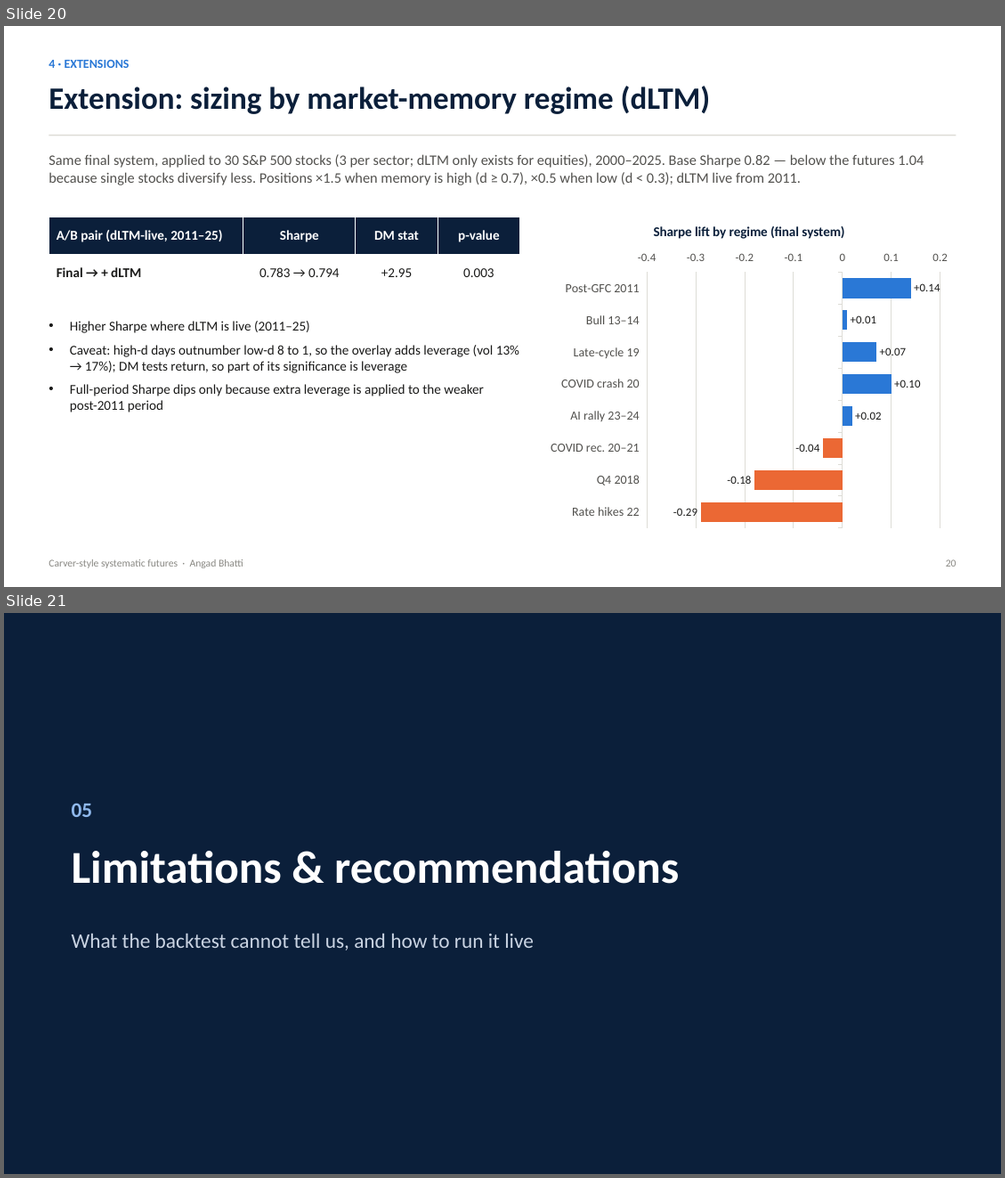
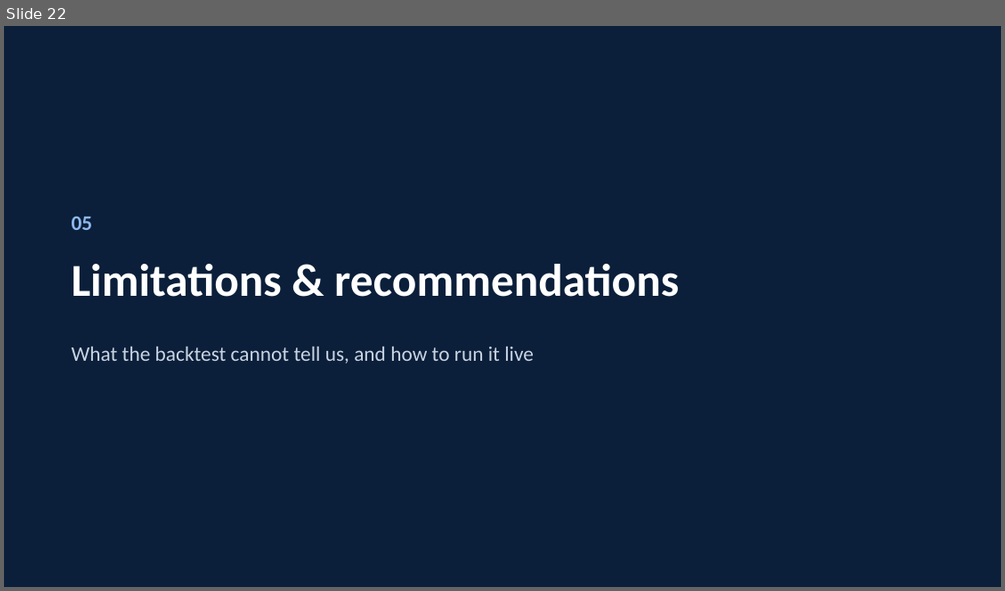
Before and after one commit to Abhatti-123123/carver, a slide deck: carver_presentation.pptx. Shown one above the other, each under a label of ours: slides 20 and 21 before the commit, slide 22 after it. The pictures are 1005x1178 and 1005x591 pixels, drawn with LibreOffice and Linux fonts; fonts in the diff are those of the drawing. Boxes give left, top, right and bottom in pixels: in the first picture for what was removed or moved away, otherwise in the second. Text is boxed around its words. In the diff, an @@ line names an element or a change of style, - is before the commit and + after.

```diff
--- a/carver_presentation.pptx
+++ b/carver_presentation.pptx
@@ slide 20 removed at [4, 26, 1001, 587], background #FFFFFF @@
@@ text removed at [48, 60, 129, 68] @@
-4 · EXTENSIONS
@@ text removed at [48, 86, 711, 114] @@
-Extension: sizing by market-memory regime (dLTM)
@@ rectangle removed at [48, 135, 956, 136] @@
@@ text removed at [48, 154, 923, 185] @@
-Same final system, applied to 30 S&P 500 stocks (3 per sector; dLTM only exists for equities), 2000–2025. Base Sharpe 0.82 — below the futures 1.04 because single stocks diversify less. Positions ×1.5 when memory is high (d ≥ 0.7), ×0.5 when low (d < 0.3); dLTM live from 2011.
@@ bar chart removed at [542, 209, 956, 534] @@
-title "Sharpe lift by regime (final system)"
-categories: Post-GFC 2011, Bull 13–14, Late-cycle 19, COVID crash 20, AI rally 23–24, COVID rec. 20–21, Q4 2018, Rate hikes 22
-Series 1: 0.14, 0.01, 0.07, 0.1, 0.02, -, -, -
-Series 2: -, -, -, -, -, -0.04, -0.18, -0.29
@@ table removed at [48, 216, 520, 291], 2 rows, 4 columns @@
-A/B pair (dLTM-live, 2011–25) | Sharpe | DM stat | p-value
-Final → + dLTM | 0.783 → 0.794 | +2.95 | 0.003
@@ text removed at [70, 321, 519, 412] @@
-• Higher Sharpe where dLTM is live (2011–25)
-• Caveat: high-d days outnumber low-d 8 to 1, so the overlay adds leverage (vol 13% → 17%); DM tests return, so part of its significance is leverage
-• Full-period Sharpe dips only because extra leverage is applied to the weaker post-2011 period
@@ text removed at [48, 559, 243, 568] @@
-Carver-style systematic futures · Angad Bhatti
@@ text removed at [946, 559, 956, 566] @@
-20
@@ what was slide 21 is now slide 22 @@
```
Also in this commit, not shown: 13 slides changed, 2 slides added, 4 other files.
